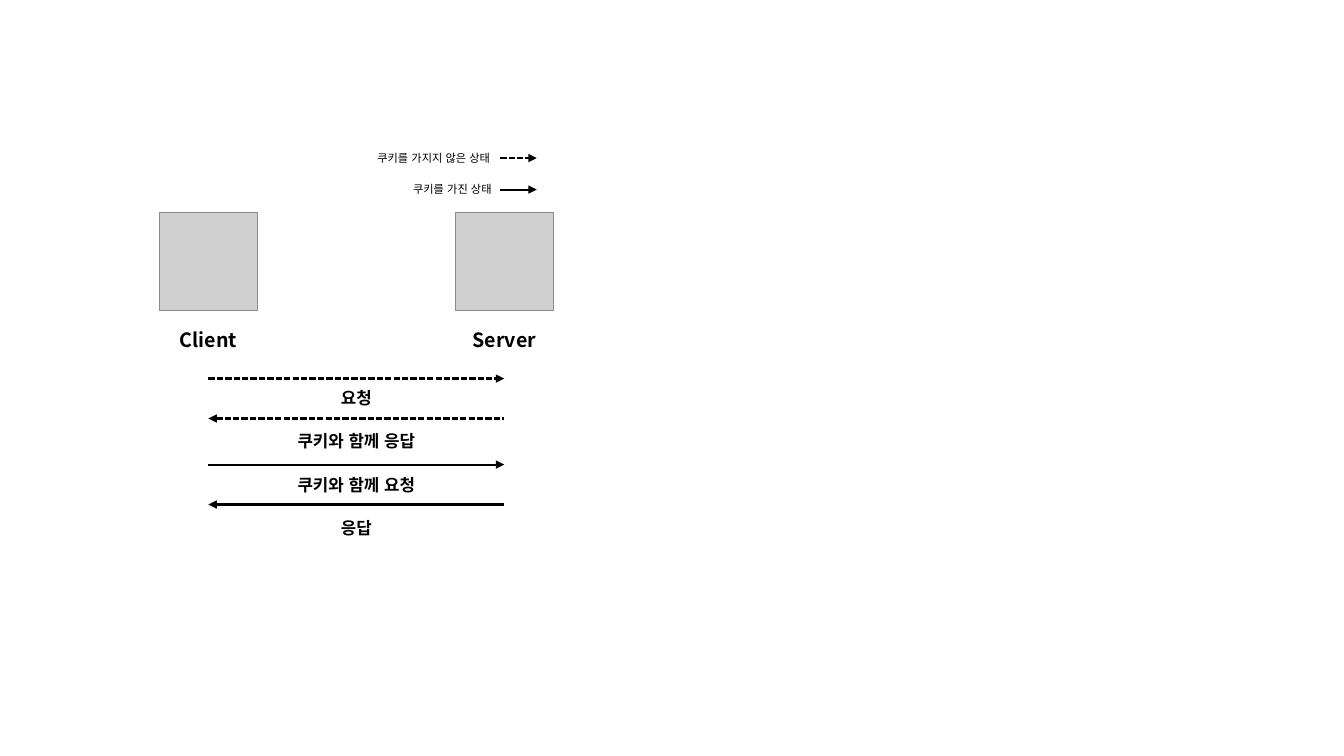
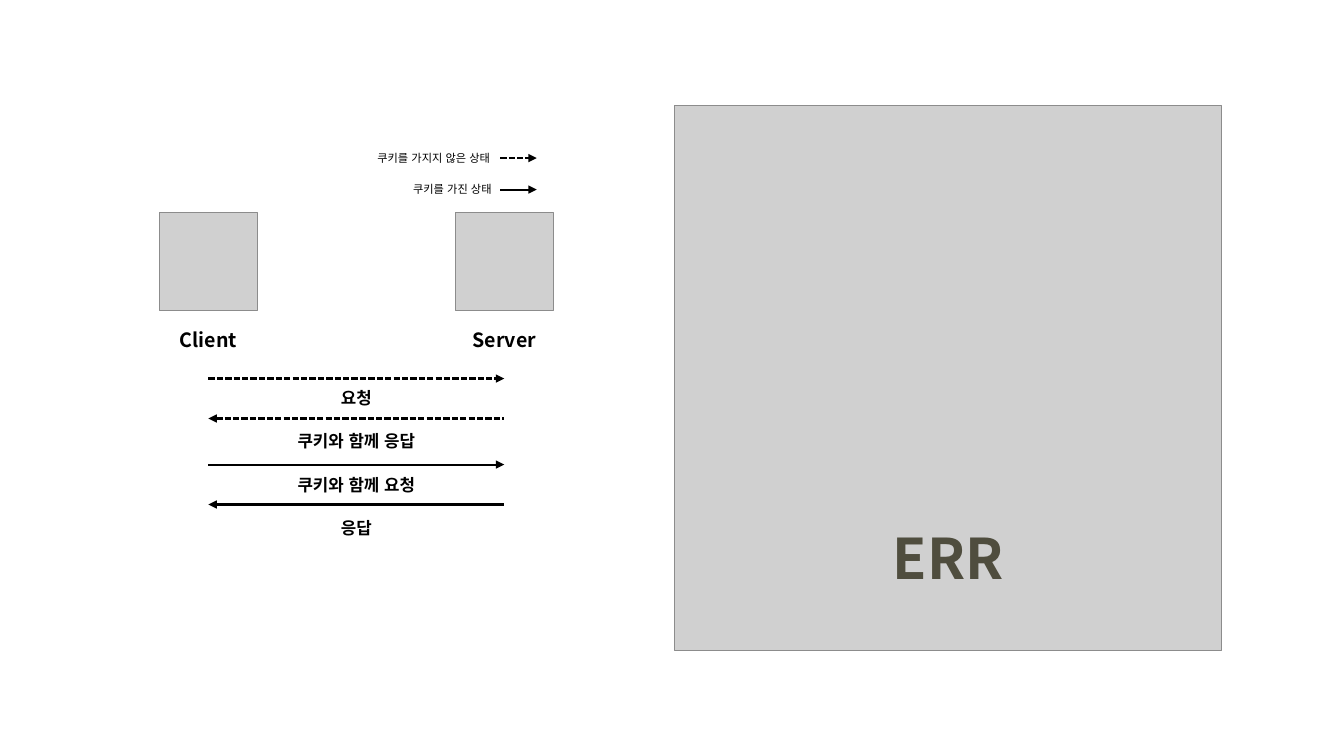
Before and after one commit to Seokhyeon-Park/icon-for-blog, a slide deck: slide 10 of icon.pptx. Drawn at 1344x756 pixels with LibreOffice and Linux fonts; fonts in the diff are those of the drawing; grey boxes stand for pictures. Boxes give left, top, right and bottom in pixels: in the first picture for what was removed or moved away, otherwise in the second. Text is boxed around its words. In the diff, an @@ line names an element or a change of style, - is before the commit and + after.

```diff
--- a/icon.pptx
+++ b/icon.pptx
@@ picture added at bbox=[675, 106, 1222, 650] @@
@@ text added at bbox=[893, 537, 1004, 579], 40 pt, text #4F4D3E, bold @@
+ERR
```
Also in this commit, not shown: 1 other slide changed, 1 slide added, 2 slides removed, 1 other file.
